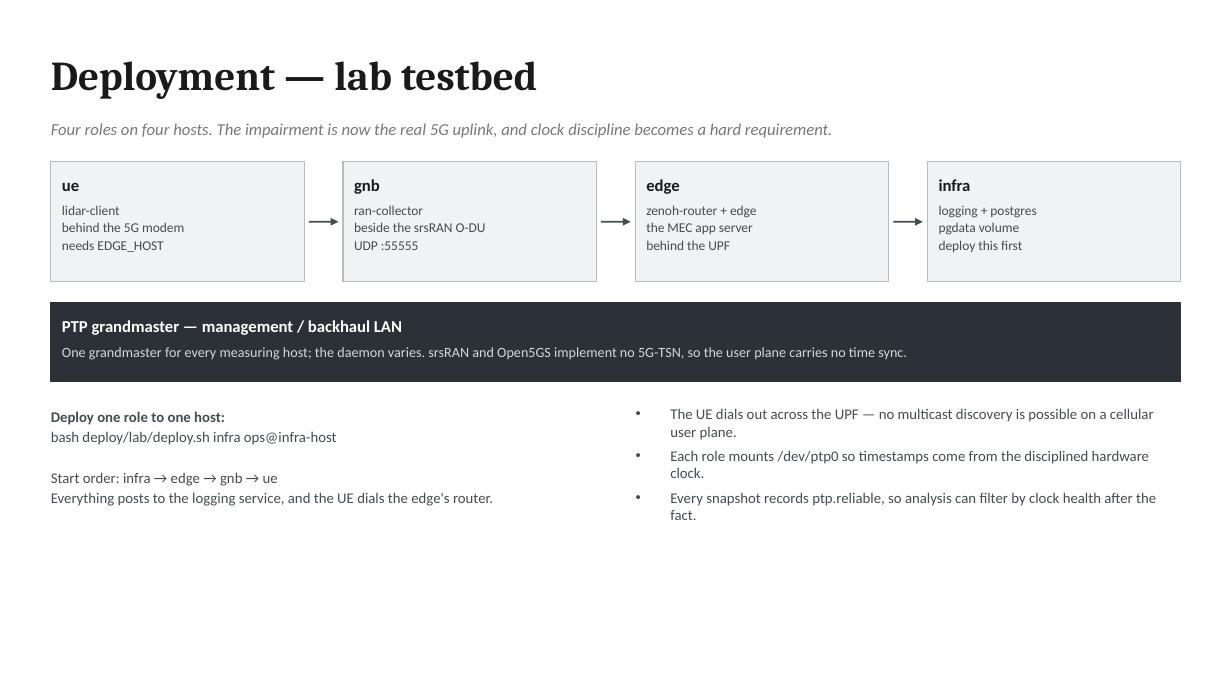
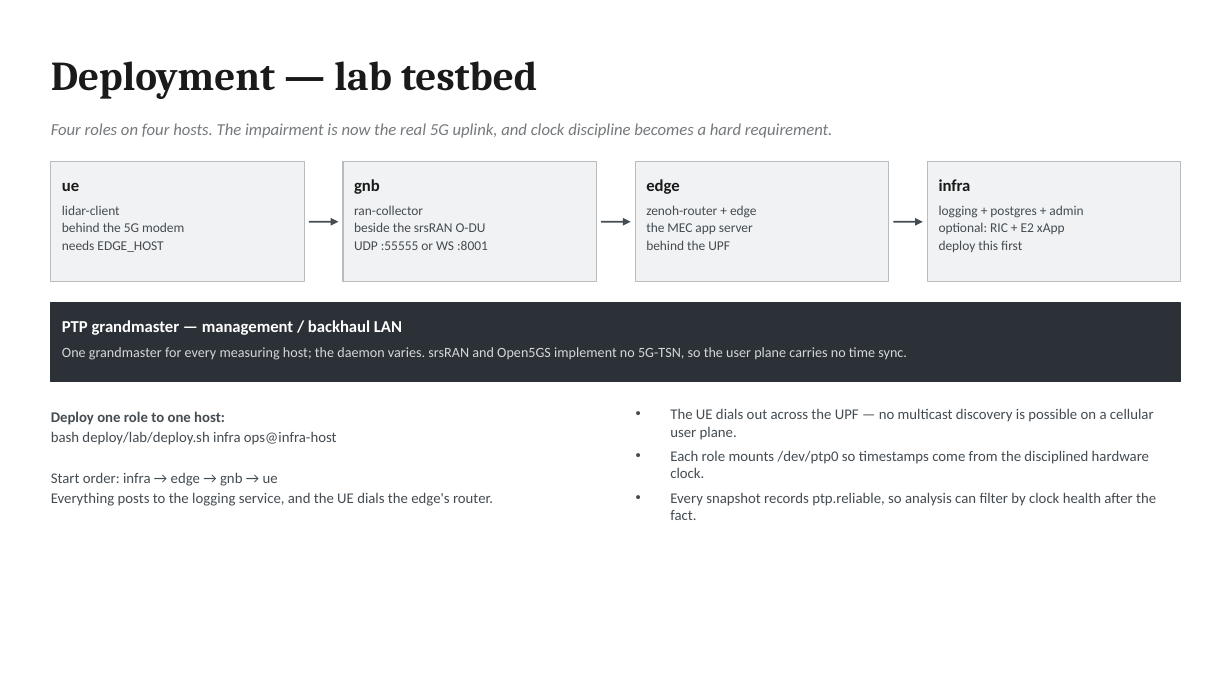
Before and after one commit to morosev/mec-cast, a slide deck: slide 3 of docs/slides/mec-cast-architecture.pptx. Drawn at 1232x693 pixels with LibreOffice and Linux fonts; fonts in the diff are those of the drawing. Boxes give left, top, right and bottom in pixels: in the first picture for what was removed or moved away, otherwise in the second. Text is boxed around its words. In the diff, an @@ line names an element or a change of style, - is before the commit and + after.

```diff
--- a/docs/slides/mec-cast-architecture.pptx
+++ b/docs/slides/mec-cast-architecture.pptx
@@ text at box(939, 205, 1083, 234): text changed @@
-logging + postgres
-pgdata volume
+logging + postgres + admin
+optional: RIC + E2 xApp
@@ text at box(354, 241, 488, 250): text changed @@
-UDP :55555
+UDP :55555 or WS :8001
```
Also in this commit, not shown: 2 other slides changed, 1 slide added, 19 other files.
